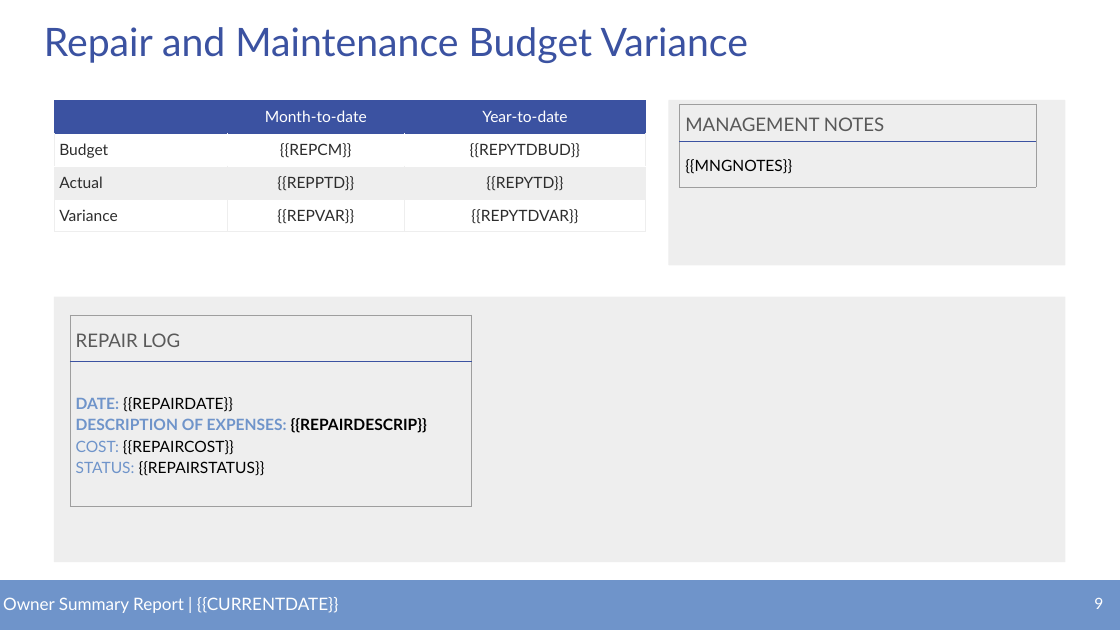
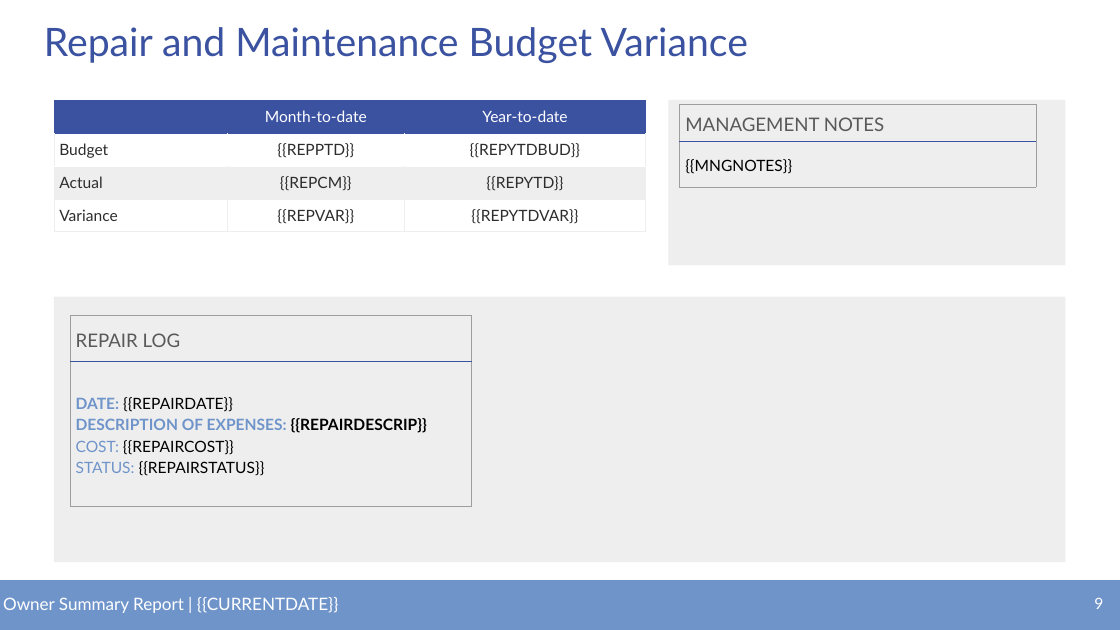
Before and after one commit to alexandermburke/ProformaBuilder, a slide deck: slide 9 of storeinsight/public/OWNERTEMPLATE.pptx. Drawn at 1120x630 pixels with LibreOffice and Linux fonts; fonts in the diff are those of the drawing. Boxes give left, top, right and bottom in pixels: in the first picture for what was removed or moved away, otherwise in the second. Text is boxed around its words. In the diff, an @@ line names an element or a change of style, - is before the commit and + after.

```diff
--- a/storeinsight/public/OWNERTEMPLATE.pptx
+++ b/storeinsight/public/OWNERTEMPLATE.pptx
@@ table at [54,100,646,231] @@
-row 2, column 2: {{REPCM}}
+row 2, column 2: {{REPPTD}}
-row 3, column 2: {{REPPTD}}
+row 3, column 2: {{REPCM}}
```
Also in this commit, not shown: 1 other file.
